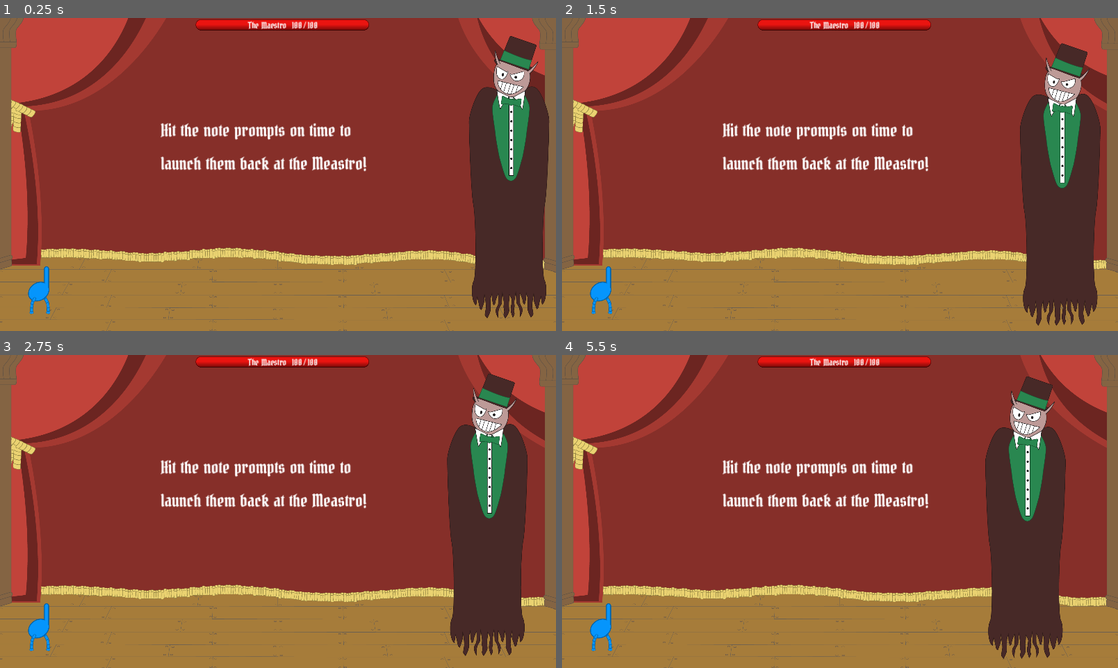
Above: before the commit, frames 1-4 (two rows, left to right).
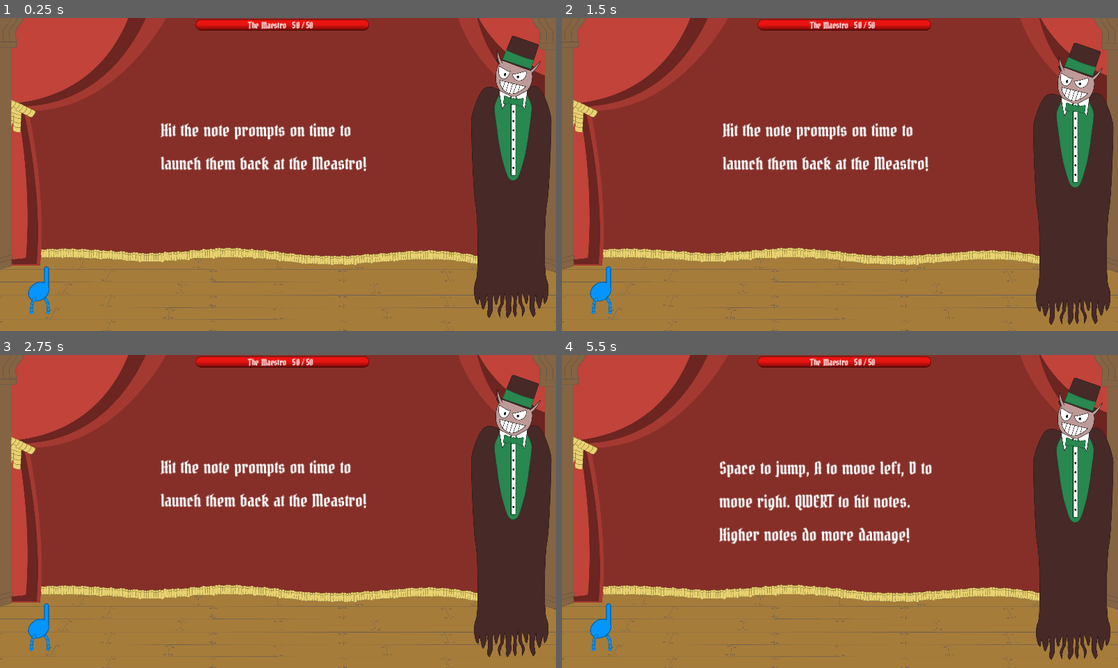
Above: after the commit, the same moments.

Repository: DevByColton/Maestro
Game: Godot game, scene res://main.tscn
Same seed, same stepped clock (60 frames per second), same inputs: the game is played once before the commit and once after it.
Inputs:
- Up to frame 1 (0.25 s): no input
- Up to frame 2 (1.5 s): tap P (play_song) at 0.6 s; tap E (e_hit_note) at 1.35 s
- Up to frame 3 (2.75 s): tap P (play_song) at 1.55, 2.1 s
- Up to frame 4 (5.5 s): tap Q (q_hit_note) at 2.85 s; tap P (play_song) every 0.75 s from 3.05 to 5.3 s; tap R (r_hit_note) at 3.6 s; tap T (t_hit_note) at 4.35 s; tap W (w_hit_note) at 5.1 s

The runs differ from the first frame. In frame 1, 2.1% of the frame differs, in the area x 52-100%, y 0-96%; in frame 2, 6.6%; in frame 3, 10%; in frame 4, 18%, in the area x 28-100%, y 0-98%.

Commit message:
Tweaking gameplay

Diff:
--- a/Boss/boss.gd
+++ b/Boss/boss.gd
@@ -1,10 +1,24 @@
 extends Node2D
 
 signal on_boss_hit(damage_amount)
+signal on_boss_hit_player
+
+var sprite_half_width: float = 94 # Can probably get width and height from sprite node item
+var sprite_half_height: float = 330
+
+@onready var screen_size := get_viewport_rect().size
+@onready var screen_min_bounds := Vector2(sprite_half_width, sprite_half_height)
+@onready var screen_max_bounds := Vector2(screen_size.x - sprite_half_width, screen_size.y - sprite_half_height)
+
+@export var can_boss_move_horizontal: bool = false
+
 var time: float = 0.0
 var frequency: float = 0.5
 var amplitude: float = 0.3
-var speed: float = 20.0
+var speed: float = 50.0
+var lerp_speed: float = 5.0
+var boss_pushback_multiplier: float = 50
+var next_boss_position: Vector2 = Vector2(1177, 365) # Starting position
 
 
 # Called every frame. 'delta' is the elapsed time since the previous frame.
@@ -16,35 +30,42 @@
 	else:
 		time = newTime
 
-	position.y += amplitude * sin(time / frequency)
-	position.x -= speed * delta
+	# Lerp the boss to the next position
+	# This is my way of implementing fake push back when the notes are doing damage
+	# There is probably a better way of doing it with velocity or a character body
+	if can_boss_move_horizontal:
+		next_boss_position.x -= speed * delta;
+
+	next_boss_position.y += amplitude * sin(time / frequency);
+	next_boss_position.clamp(screen_min_bounds, screen_max_bounds)
+	position = position.lerp(next_boss_position, delta * lerp_speed).clamp(screen_min_bounds, screen_max_bounds)
+
+
+func do_boss_damage(damage_amount: int) -> void:
+	next_boss_position.x += damage_amount * boss_pushback_multiplier
+	on_boss_hit.emit(damage_amount)
 
 
 func _on_note_projectile_collider_body_entered(body: Node2D) -> void:
 	match body.name:
 		"QuarterNoteQProjectile":
-			on_boss_hit.emit(1)
-			# implement push back by amount, with velocity???
+			do_boss_damage(1)
 
 		"QuarterNoteWProjectile":
-			on_boss_hit.emit(1)
-			# implement push back by amount, with velocity???
+			do_boss_damage(1)
 
 		"HalfNoteProjectile":
-			on_boss_hit.emit(2)
-			# implement push back by amount, with velocity???
+			do_boss_damage(2)
 
 		"DottedHalfNoteProjectile":
-			on_boss_hit.emit(3)
-			# implement push back by amount, with velocity???
+			do_boss_damage(3)
 
 		"WholeNoteProjectile":
-			on_boss_hit.emit(4)
-			# implement push back by amount, with velocity???
+			do_boss_damage(4)
 
 	# Despawn the projectile
 	body.queue_free()
 
 
 func _on_player_collider_body_entered(body: Node2D) -> void:
-	print("player entered")
+	on_boss_hit_player.emit()
--- a/Notes/dotted_half_note.gd
+++ b/Notes/dotted_half_note.gd
@@ -4,7 +4,7 @@
 
 signal dotted_half_note_hit(projectile: PackedScene)
 
-var note_speed: float = 100.0
+var note_speed: float = 115.0
 var player_is_in_area: bool = false
 var is_in_projectile_mode: bool = false
 
@@ -27,6 +27,10 @@
 		$QueueFreeTimer.start()
 		is_in_projectile_mode = true
 
+	# Make sure the note is not beyond the left screen bounds with buffer, if it is free it
+	if position.x < -100:
+		queue_free()
+
 
 func _on_note_area_body_entered(body: Node2D) -> void:
 	player_is_in_area = true
--- a/Notes/half_note.gd
+++ b/Notes/half_note.gd
@@ -4,7 +4,7 @@
 
 signal half_note_hit(projectile: PackedScene)
 
-var note_speed: float = 100.0
+var note_speed: float = 200.0
 var player_is_in_area: bool = false
 var is_in_projectile_mode: bool = false
 
@@ -27,6 +27,10 @@
 		$QueueFreeTimer.start()
 		is_in_projectile_mode = true
 
+	# Make sure the note is not beyond the left screen bound, if it is free it
+	if position.x < -100:
+		queue_free()
+
 
 func _on_note_area_body_entered(body: Node2D) -> void:
 	player_is_in_area = true
--- a/Notes/quarter_note_q.gd
+++ b/Notes/quarter_note_q.gd
@@ -24,6 +24,10 @@
 		quarter_note_q_hit.emit(projectile)
 		queue_free()
 
+	# Make sure the note is not beyond the left screen bound, if it is free it
+	if position.x < -100:
+		queue_free()
+
 
 func _on_note_area_body_entered(body: Node2D) -> void:
 	player_is_in_area = true
--- a/Notes/quarter_note_w.gd
+++ b/Notes/quarter_note_w.gd
@@ -4,7 +4,7 @@
 
 signal quarter_note_w_hit(projectile: PackedScene)
 
-var note_speed: float = 100.0
+var note_speed: float = 150.0
 var player_is_in_area: bool = false
 var is_in_projectile_mode: bool = false
 
@@ -27,6 +27,10 @@
 		$QueueFreeTimer.start()
 		is_in_projectile_mode = true
 
+	# Make sure the note is not beyond the left screen bound, if it is free it
+	if position.x < -100:
+		queue_free()
+
 
 func _on_note_area_body_entered(body: Node2D) -> void:
 	player_is_in_area = true
--- a/Notes/whole_note.gd
+++ b/Notes/whole_note.gd
@@ -4,7 +4,7 @@
 
 signal whole_note_hit(projectile: PackedScene)
 
-var note_speed: float = 100.0
+var note_speed: float = 160.0
 var player_is_in_area: bool = false
 var is_in_projectile_mode: bool = false
 
@@ -27,6 +27,10 @@
 		$QueueFreeTimer.start()
 		is_in_projectile_mode = true
 
+	# Make sure the note is not beyond the left screen bound, if it is free it
+	if position.x < -100:
+		queue_free()
+
 
 func _on_note_area_body_entered(body: Node2D) -> void:
 	player_is_in_area = true
--- a/Player/player.tscn
+++ b/Player/player.tscn
@@ -5,23 +5,25 @@
 [sub_resource type="GDScript" id="GDScript_ox1vd"]
 script/source = "extends CharacterBody2D
 
-var jump_velocity: float = -550.0
-var descend_gravity: float = 1700.0
-var speed: float = 1000.0
-
 var sprite_half_width: float = 26.5 # Can probably get width and height from sprite node item
 var sprite_half_height: float = 25
+
+@export var can_player_move: bool = false
 
 @onready var screen_size := get_viewport_rect().size
 @onready var screen_min_bounds := Vector2(sprite_half_width, sprite_half_height)
 @onready var screen_max_bounds := Vector2(screen_size.x - sprite_half_width, screen_size.y - sprite_half_height)
 
+var jump_velocity: float = -550.0
+var descend_gravity: float = 1700.0
+var speed: float = 1000.0
+
 func _physics_process(delta: float) -> void:
 
 	# Horizontal movement
-	if Input.is_action_pressed(\"move_right\"):
+	if Input.is_action_pressed(\"move_right\") and can_player_move:
 		velocity.x += speed * delta
-	if Input.is_action_pressed(\"move_left\"):
+	if Input.is_action_pressed(\"move_left\") and can_player_move:
 		velocity.x -= speed * delta
 
 	# Vertical movement
@@ -29,7 +31,7 @@
 		velocity.y += get_custom_gravity() * delta
 
 	# Check jump
-	if Input.is_action_just_pressed(\"jump\") and is_on_floor():
+	if Input.is_action_just_pressed(\"jump\") and is_on_floor() and can_player_move:
 		velocity.y = jump_velocity
 
 	# Move the player and make sure it cannot go out of bounds
--- a/UI/UI.tscn
+++ b/UI/UI.tscn
@@ -34,7 +34,8 @@
 offset_right = 1450.0
 offset_bottom = 67.0
 scale = Vector2(0.4, 0.4)
-value = 100.0
+max_value = 50.0
+value = 50.0
 texture_progress = ExtResource("1_wv2lc")
 
 [node name="HealthBarBackground" type="Sprite2D" parent="."]
--- a/main.gd
+++ b/main.gd
@@ -18,16 +18,75 @@
 	note_spawns.append(NoteSpawn.new(5, NoteSpawn.NoteType.DottedHalfNote, 5))
 	note_spawns.append(NoteSpawn.new(6, NoteSpawn.NoteType.WholeNote, 5.8))
 	note_spawns.append(NoteSpawn.new(7, NoteSpawn.NoteType.QuarterNoteQ, 3.9))
-	note_spawns.append(NoteSpawn.new(8, NoteSpawn.NoteType.QuarterNoteQ, 4.1))
+	note_spawns.append(NoteSpawn.new(8, NoteSpawn.NoteType.QuarterNoteW, 4.1))
+	note_spawns.append(NoteSpawn.new(9, NoteSpawn.NoteType.QuarterNoteQ, 5.5))
+	note_spawns.append(NoteSpawn.new(10, NoteSpawn.NoteType.QuarterNoteW, 6.0))
+	note_spawns.append(NoteSpawn.new(11, NoteSpawn.NoteType.QuarterNoteQ, 6.9))
+	note_spawns.append(NoteSpawn.new(12, NoteSpawn.NoteType.HalfNote, 7.2))
+	note_spawns.append(NoteSpawn.new(13, NoteSpawn.NoteType.DottedHalfNote, 8.0))
+	note_spawns.append(NoteSpawn.new(14, NoteSpawn.NoteType.WholeNote, 9.0))
+	note_spawns.append(NoteSpawn.new(15, NoteSpawn.NoteType.QuarterNoteQ, 10.2))
+	note_spawns.append(NoteSpawn.new(16, NoteSpawn.NoteType.QuarterNoteW, 10.8))
+	note_spawns.append(NoteSpawn.new(17, NoteSpawn.NoteType.QuarterNoteQ, 11.4))
+	note_spawns.append(NoteSpawn.new(18, NoteSpawn.NoteType.QuarterNoteW, 11.9))
+	note_spawns.append(NoteSpawn.new(19, NoteSpawn.NoteType.QuarterNoteQ, 12.5))
+	note_spawns.append(NoteSpawn.new(20, NoteSpawn.NoteType.HalfNote, 13.7))
+	note_spawns.append(NoteSpawn.new(21, NoteSpawn.NoteType.DottedHalfNote, 14.9))
+	note_spawns.append(NoteSpawn.new(22, NoteSpawn.NoteType.WholeNote, 15))
+	note_spawns.append(NoteSpawn.new(23, NoteSpawn.NoteType.QuarterNoteQ, 15.67))
+	note_spawns.append(NoteSpawn.new(24, NoteSpawn.NoteType.QuarterNoteW, 16.9))
+	note_spawns.append(NoteSpawn.new(25, NoteSpawn.NoteType.QuarterNoteQ, 18.0))
+	note_spawns.append(NoteSpawn.new(26, NoteSpawn.NoteType.QuarterNoteW, 18.9))
+	note_spawns.append(NoteSpawn.new(27, NoteSpawn.NoteType.QuarterNoteQ, 19.9))
+	note_spawns.append(NoteSpawn.new(28, NoteSpawn.NoteType.HalfNote, 20.9))
+	note_spawns.append(NoteSpawn.new(29, NoteSpawn.NoteType.DottedHalfNote, 22.0))
+	note_spawns.append(NoteSpawn.new(30, NoteSpawn.NoteType.WholeNote, 23.6))
+	note_spawns.append(NoteSpawn.new(31, NoteSpawn.NoteType.QuarterNoteQ, 24.9))
+	note_spawns.append(NoteSpawn.new(32, NoteSpawn.NoteType.QuarterNoteW, 25.8))
+	note_spawns.append(NoteSpawn.new(33, NoteSpawn.NoteType.QuarterNoteQ, 26.9))
+	note_spawns.append(NoteSpawn.new(34, NoteSpawn.NoteType.QuarterNoteW, 27.4))
+	note_spawns.append(NoteSpawn.new(35, NoteSpawn.NoteType.QuarterNoteQ, 28.1))
+	note_spawns.append(NoteSpawn.new(36, NoteSpawn.NoteType.HalfNote, 29.8))
+	note_spawns.append(NoteSpawn.new(37, NoteSpawn.NoteType.DottedHalfNote, 30.8))
+	note_spawns.append(NoteSpawn.new(38, NoteSpawn.NoteType.WholeNote, 32.1))
+	note_spawns.append(NoteSpawn.new(39, NoteSpawn.NoteType.QuarterNoteQ, 33.8))
+	note_spawns.append(NoteSpawn.new(40, NoteSpawn.NoteType.QuarterNoteW, 34.8))
+	note_spawns.append(NoteSpawn.new(41, NoteSpawn.NoteType.QuarterNoteQ, 35.9))
+	note_spawns.append(NoteSpawn.new(42, NoteSpawn.NoteType.QuarterNoteW, 37.2))
+	note_spawns.append(NoteSpawn.new(43, NoteSpawn.NoteType.QuarterNoteQ, 38.9))
+	note_spawns.append(NoteSpawn.new(44, NoteSpawn.NoteType.HalfNote, 40.0))
+	note_spawns.append(NoteSpawn.new(45, NoteSpawn.NoteType.DottedHalfNote, 41.2))
+	note_spawns.append(NoteSpawn.new(46, NoteSpawn.NoteType.WholeNote, 42.8))
+	note_spawns.append(NoteSpawn.new(47, NoteSpawn.NoteType.QuarterNoteQ, 43.6))
+	note_spawns.append(NoteSpawn.new(48, NoteSpawn.NoteType.QuarterNoteW, 44.8))
+	note_spawns.append(NoteSpawn.new(49, NoteSpawn.NoteType.QuarterNoteQ, 45.8))
+	note_spawns.append(NoteSpawn.new(50, NoteSpawn.NoteType.QuarterNoteW, 46.8))
+	note_spawns.append(NoteSpawn.new(51, NoteSpawn.NoteType.QuarterNoteQ, 47.1))
+	note_spawns.append(NoteSpawn.new(52, NoteSpawn.NoteType.HalfNote, 48.8))
+	note_spawns.append(NoteSpawn.new(53, NoteSpawn.NoteType.DottedHalfNote, 50))
+	note_spawns.append(NoteSpawn.new(54, NoteSpawn.NoteType.WholeNote, 51.2))
+	note_spawns.append(NoteSpawn.new(55, NoteSpawn.NoteType.QuarterNoteQ, 52.3))
+	note_spawns.append(NoteSpawn.new(56, NoteSpawn.NoteType.QuarterNoteW, 54.0))
+	note_spawns.append(NoteSpawn.new(57, NoteSpawn.NoteType.QuarterNoteQ, 55))
+	note_spawns.append(NoteSpawn.new(58, NoteSpawn.NoteType.QuarterNoteW, 56.82))
+	note_spawns.append(NoteSpawn.new(59, NoteSpawn.NoteType.QuarterNoteQ, 57.9))
+	note_spawns.append(NoteSpawn.new(60, NoteSpawn.NoteType.HalfNote, 58.8))
+	note_spawns.append(NoteSpawn.new(61, NoteSpawn.NoteType.DottedHalfNote, 59.6))
+	note_spawns.append(NoteSpawn.new(62, NoteSpawn.NoteType.WholeNote, 60.2))
+	note_spawns.append(NoteSpawn.new(63, NoteSpawn.NoteType.QuarterNoteQ, 61.5))
+	note_spawns.append(NoteSpawn.new(64, NoteSpawn.NoteType.QuarterNoteW, 62.0))
 
 
 # Called every frame. 'delta' is the elapsed time since the previous frame.
 func _process(delta: float) -> void:
-	if Input.is_action_just_pressed("play_song"):
-		if $GameplaySong.playing:
-			$GameplaySong.stop()
-		else:
-			$GameplaySong.play()
+	pass
+
+
+func stop_or_play_song() -> void:
+	if $GameplaySong.playing:
+		$GameplaySong.stop()
+	else:
+		$GameplaySong.play()
 
 
 func start_spawn_note_timers() -> void:
@@ -130,10 +189,11 @@
 	if next_health > 0:
 		$UI/TextureProgressBar.value = next_health
 	else:
-		# Pop up some win prompt
-		$UI/TextureProgressBar.value = 0
-		$Boss.hide()
-		print("Boss be dead")
+		$Boss.queue_free()
+		$Player.queue_free()
+		$UI.queue_free()
+		$YouWinLabel.show()
+		stop_or_play_song()
 
 
 func _on_hide_gameplay_message_label_timeout() -> void:
@@ -146,3 +206,14 @@
 	$ControlsLabel.hide()
 	$GameplaySong.play()
 	start_spawn_note_timers()
+	$Boss.can_boss_move_horizontal = true
+	$Player.can_player_move = true
+
+
+func _on_boss_on_boss_hit_player() -> void:
+	# Game over
+	$Boss.queue_free()
+	$Player.queue_free()
+	$UI.queue_free()
+	$YouLoseLabel.show()
+	stop_or_play_song()
--- a/main.tscn
+++ b/main.tscn
@@ -42,6 +42,7 @@
 [node name="UI" parent="." instance=ExtResource("12_cvdgj")]
 
 [node name="GameplayLabel" type="Label" parent="."]
+z_index = 4096
 offset_left = 370.0
 offset_top = 223.0
 offset_right = 864.0
@@ -53,23 +54,48 @@
 
 [node name="ControlsLabel" type="Label" parent="."]
 visible = false
+z_index = 4096
 offset_left = 362.0
 offset_top = 225.0
-offset_right = 838.0
-offset_bottom = 298.0
+offset_right = 863.0
+offset_bottom = 374.0
 theme_override_fonts/font = ExtResource("13_t0f8w")
 theme_override_font_sizes/font_size = 40
-text = "Space to jump, QWERT to hit notes"
+text = "Space to jump, A to move left, D to move right. QWERT to hit notes. Higher notes do more damage!"
+autowrap_mode = 2
 
 [node name="HideControlsLabelTimer" type="Timer" parent="."]
-wait_time = 6.0
+wait_time = 5.0
 one_shot = true
 
 [node name="HideGameplayMessageLabelTimer" type="Timer" parent="."]
-wait_time = 6.0
+wait_time = 5.0
 one_shot = true
 autostart = true
 
+[node name="YouLoseLabel" type="Label" parent="."]
+visible = false
+z_index = 4096
+offset_left = 554.0
+offset_top = 33.0
+offset_right = 719.0
+offset_bottom = 125.0
+theme_override_fonts/font = ExtResource("13_t0f8w")
+theme_override_font_sizes/font_size = 50
+text = "You Lose!"
+
+[node name="YouWinLabel" type="Label" parent="."]
+visible = false
+z_index = 4096
+offset_left = 554.0
+offset_top = 34.0
+offset_right = 702.0
+offset_bottom = 126.0
+theme_override_fonts/font = ExtResource("13_t0f8w")
+theme_override_font_sizes/font_size = 50
+text = "You Win!"
+
 [connection signal="on_boss_hit" from="Boss" to="." method="_on_boss_on_boss_hit"]
+[connection signal="on_boss_hit_player" from="Boss" to="." method="_on_boss_on_boss_hit_player"]
 [connection signal="timeout" from="HideControlsLabelTimer" to="." method="_on_hide_controls_label_timeout"]
 [connection signal="timeout" from="HideGameplayMessageLabelTimer" to="." method="_on_hide_gameplay_message_label_timeout"]
